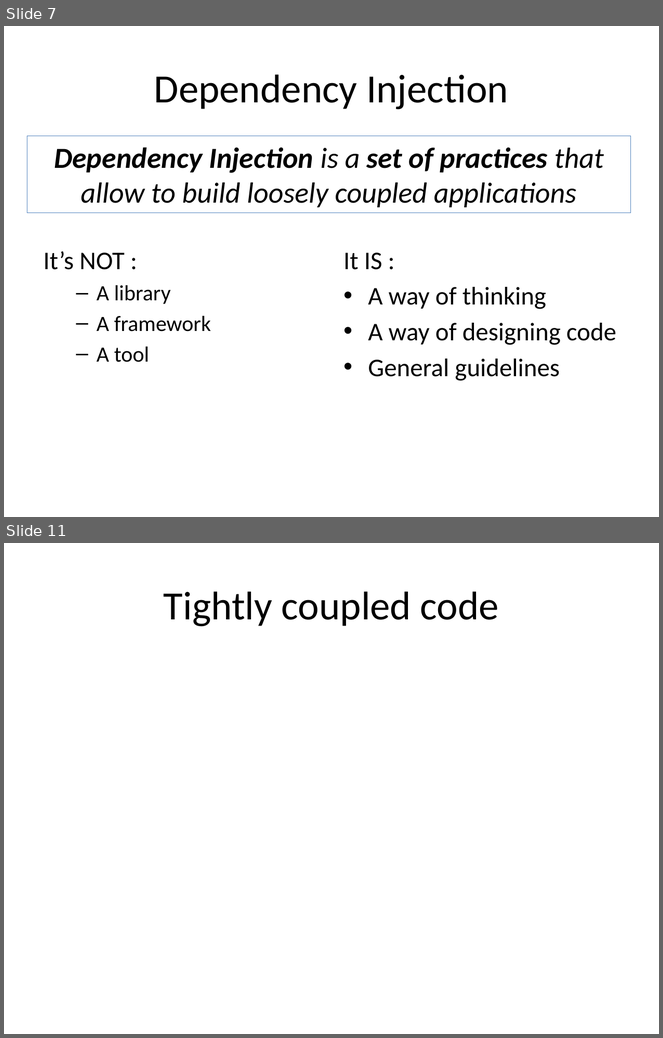
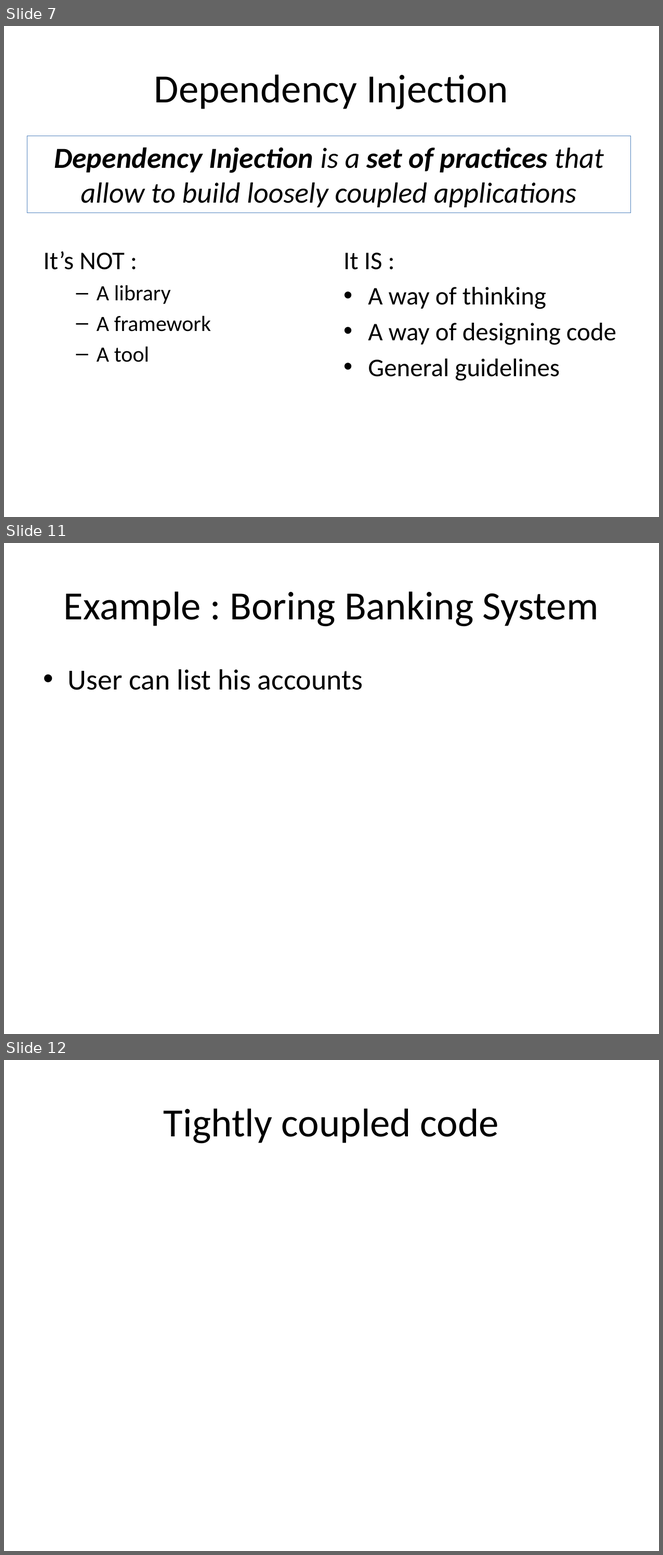
Before and after one commit to tsimbalar/DependencyInjectionTheRightWay, a slide deck: Dependency Injection - the right way.pptx. Shown one above the other, each under a label of ours: slides 7 and 11 before the commit, slides 7, 11 and 12 after it; the slides between them are not shown. The pictures are 663x1038 and 663x1555 pixels, drawn with LibreOffice and Linux fonts; fonts in the diff are those of the drawing. Boxes give left, top, right and bottom in pixels: in the first picture for what was removed or moved away, otherwise in the second. Text is boxed around its words. In the diff, an @@ line names an element or a change of style, - is before the commit and + after.

Commit message:
presentation skeletton ... starting with examples

```diff
--- a/Dependency Injection - the right way.pptx
+++ b/Dependency Injection - the right way.pptx
@@ slide 11 added at [4,543,659,1034], background #FFFFFF @@
@@ title added at [64,591,599,627], 44 pt, text #000000 @@
+Example : Boring Banking System
@@ text added at [68,669,363,690], 32 pt, text #000000 @@
+• User can list his accounts
@@ what was slide 11 is now slide 12 @@
```
Also in this commit, not shown: 3 slides changed, 1 other slide added, 1 slide removed.
